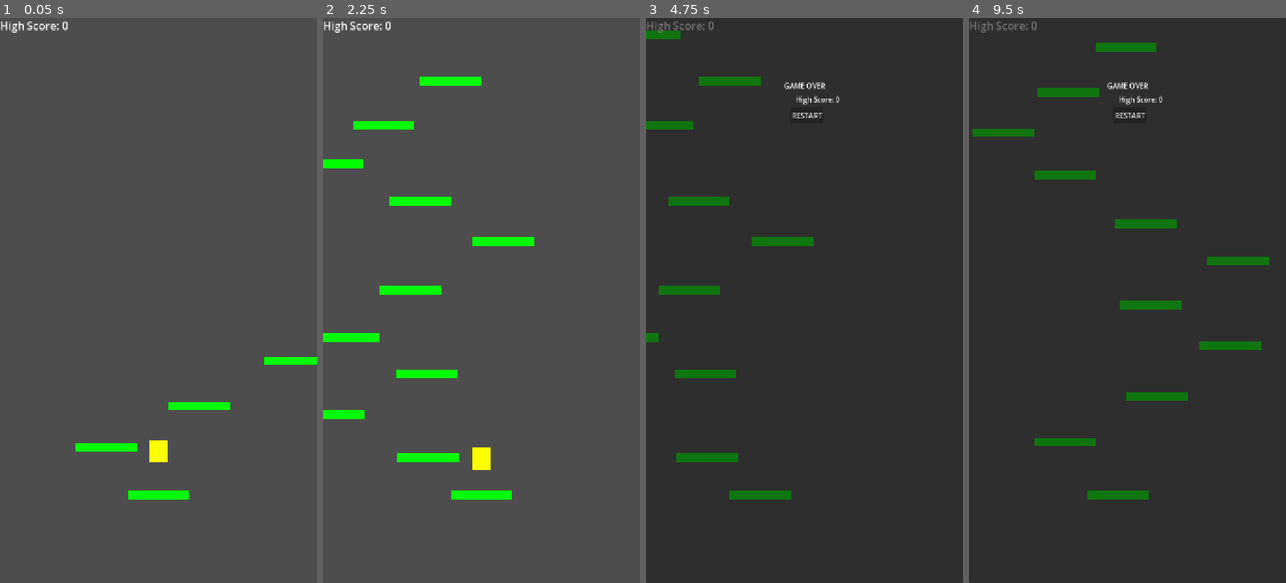
Above: before the commit, frames 1-4 (left to right).
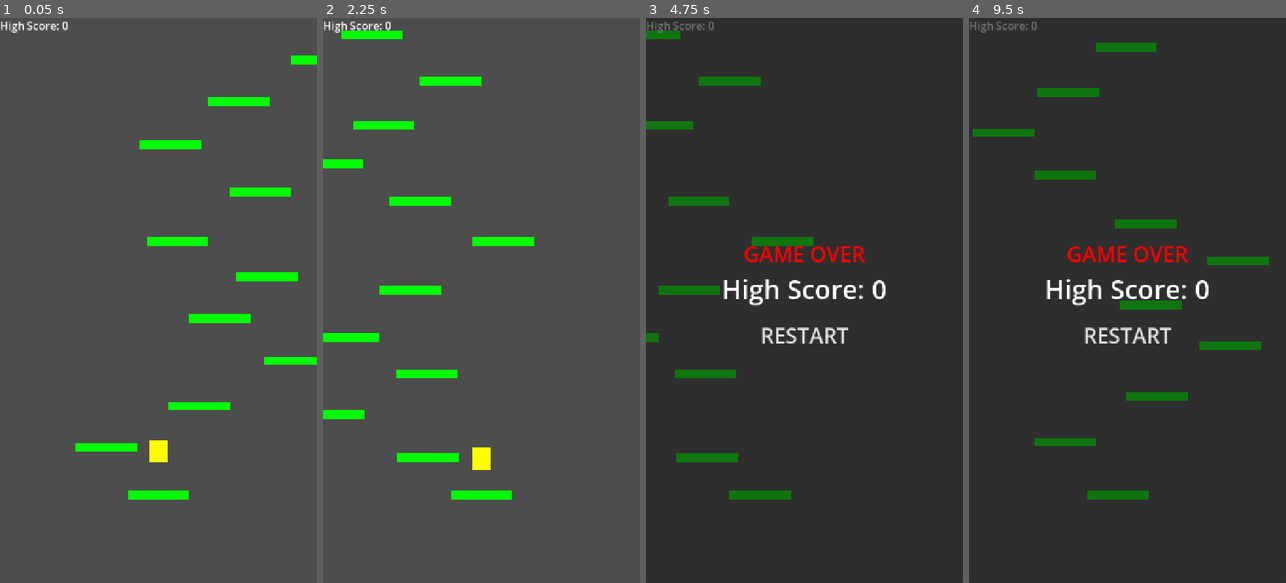
Above: after the commit, the same moments.

Repository: mezegis-hub/Vertical-Jumper
Game: Godot game, scene res://Scene/main.tscn
Two runs of this game, one before a commit and one after it. Both use one fixed random seed, a clock stepped at 60 frames per second and the inputs below.
Inputs:
- Up to frame 1 (0.05 s): no input
- Up to frame 2 (2.25 s): tap Enter (ui_accept) at 0.5, 0.77, 1.52 s; hold Right (ui_right) 0.53-2 s; click "RESTART" at 2 s
- Up to frame 3 (4.75 s): tap Enter (ui_accept) at 2.75, 3.77, 4.52 s; hold Left (ui_left) 2.78-3.53 s; hold Right (ui_right) from 3.53 s (still down)
- Up to frame 4 (9.5 s): release Right (ui_right) at 5 s; click "RESTART" at 5 s; tap Enter (ui_accept) at 5.75, 6.02, 8, 8.27, 9.02 s; hold Left (ui_left) 5.78-6.53 s; hold Right (ui_right) 6.53-7.25 s; click "RESTART" at 7.25 s; hold Left (ui_left) from 8.03 s (still down)

The runs differ from the first frame. In frame 1, 2.0% of the frame differs, in the area x 44-100%, y 6-54%; in frame 2, 0.3%; in frame 3, 1.9%; in frame 4, 1.9%.

Commit message:
Delete old platforms
delete and generate platforms based on the player positions

Diff:
--- a/Scene/main.tscn
+++ b/Scene/main.tscn
@@ -5,6 +5,26 @@
 [ext_resource type="PackedScene" uid="uid://dwws58wib3xru" path="res://Scene/platform.tscn" id="2_sblpm"]
 [ext_resource type="Script" uid="uid://ck5ek7r3u31fx" path="res://Scripts/platform_generator.gd" id="3_r34rm"]
 [ext_resource type="Script" uid="uid://bqdoqdkprn4xl" path="res://Scripts/label.gd" id="4_2wwxx"]
+
+[sub_resource type="StyleBoxFlat" id="StyleBoxFlat_1xcnr"]
+bg_color = Color(0.19607843, 1, 0.19607843, 1)
+corner_radius_top_left = 25
+corner_radius_top_right = 25
+corner_radius_bottom_right = 25
+corner_radius_bottom_left = 25
+
+[sub_resource type="StyleBoxFlat" id="StyleBoxFlat_3pt4j"]
+
+[sub_resource type="StyleBoxFlat" id="StyleBoxFlat_ow1sv"]
+bg_color = Color(0.06605293, 0.45364925, 0.06605293, 1)
+
+[sub_resource type="StyleBoxFlat" id="StyleBoxFlat_7y4ci"]
+
+[sub_resource type="StyleBoxFlat" id="StyleBoxFlat_75buv"]
+bg_color = Color(0.19607843, 1, 0.19607843, 1)
+
+[sub_resource type="StyleBoxFlat" id="StyleBoxFlat_c2iwn"]
+bg_color = Color(0.19607843, 1, 0.19607843, 1)
 
 [node name="Main" type="Node2D" unique_id=1778091553]
 script = ExtResource("1_3amdw")
@@ -35,33 +55,47 @@
 grow_horizontal = 2
 grow_vertical = 2
 
-[node name="GaveOver" type="Label" parent="Canvas/GameOverPanel" unique_id=447044807]
-layout_mode = 0
-offset_left = 314.0
-offset_top = 142.0
-offset_right = 406.0
-offset_bottom = 165.0
+[node name="GameOverCentre" type="CenterContainer" parent="Canvas/GameOverPanel" unique_id=17405428]
+layout_mode = 1
+anchors_preset = 15
+anchor_right = 1.0
+anchor_bottom = 1.0
+grow_horizontal = 2
+grow_vertical = 2
+
+[node name="GameOverBox" type="VBoxContainer" parent="Canvas/GameOverPanel/GameOverCentre" unique_id=1948893224]
+layout_mode = 2
+
+[node name="GaveOver" type="Label" parent="Canvas/GameOverPanel/GameOverCentre/GameOverBox" unique_id=447044807]
+layout_mode = 2
+theme_override_colors/font_color = Color(1, 0, 0, 1)
+theme_override_font_sizes/font_size = 48
 text = "GAME OVER"
 horizontal_alignment = 1
 
-[node name="Score" type="Label" parent="Canvas/GameOverPanel" unique_id=970027116 node_paths=PackedStringArray("player_node")]
-layout_mode = 0
-offset_left = 340.0
-offset_top = 173.0
-offset_right = 380.0
-offset_bottom = 196.0
+[node name="Score" type="Label" parent="Canvas/GameOverPanel/GameOverCentre/GameOverBox" unique_id=970027116 node_paths=PackedStringArray("player_node")]
+layout_mode = 2
+theme_override_font_sizes/font_size = 60
 horizontal_alignment = 1
-vertical_alignment = 1
 script = ExtResource("4_2wwxx")
-player_node = NodePath("../../../Player")
+player_node = NodePath("../../../../../Player")
 
-[node name="Restart" type="Button" parent="Canvas/GameOverPanel" unique_id=1998824055]
-layout_mode = 0
-offset_left = 328.0
-offset_top = 203.0
-offset_right = 392.0
-offset_bottom = 239.0
+[node name="Restart" type="Button" parent="Canvas/GameOverPanel/GameOverCentre/GameOverBox" unique_id=1998824055]
+custom_minimum_size = Vector2(400, 120)
+layout_mode = 2
+focus_mode = 0
+theme_override_colors/icon_normal_color = Color(0.19607843, 1, 0.19607843, 1)
+theme_override_colors/icon_pressed_color = Color(0.04284396, 0.35612807, 0.04284396, 1)
+theme_override_colors/icon_hover_color = Color(0.19607843, 1, 0.19607843, 1)
+theme_override_font_sizes/font_size = 48
+theme_override_styles/normal = SubResource("StyleBoxFlat_1xcnr")
+theme_override_styles/normal_mirrored = SubResource("StyleBoxFlat_3pt4j")
+theme_override_styles/pressed = SubResource("StyleBoxFlat_ow1sv")
+theme_override_styles/pressed_mirrored = SubResource("StyleBoxFlat_7y4ci")
+theme_override_styles/hover = SubResource("StyleBoxFlat_75buv")
+theme_override_styles/focus = SubResource("StyleBoxFlat_c2iwn")
 text = "RESTART"
+flat = true
 
 [connection signal="died" from="Player" to="." method="_on_player_died"]
-[connection signal="pressed" from="Canvas/GameOverPanel/Restart" to="." method="_on_restart_pressed"]
+[connection signal="pressed" from="Canvas/GameOverPanel/GameOverCentre/GameOverBox/Restart" to="." method="_on_restart_pressed"]
--- a/Scripts/platform_generator.gd
+++ b/Scripts/platform_generator.gd
@@ -6,8 +6,12 @@
 
 
 
+
+
 const INITIAL_PLATFORM_COUNT = 1
-const GENERATION_DISTANCE = 1500.0
+#const GENERATION_DISTANCE = 1500.0
+const GENERATION_AHEAD = 1500.0
+const DELETE_BEHIND = 1000.0
 
 const MIN_VERTICAL_DISTANCE = 80.0
 const MAX_VERTICAL_DISTANCE = 120.0
@@ -26,8 +30,10 @@
 		generate_platform()
 
 func _process(_delta: float) -> void:
-	if player.position.y < current_position.y + GENERATION_DISTANCE:
-		generate_platform()
+	generate_until_height(player.position.y)
+	#if player.position.y < current_position.y + GENERATION_DISTANCE:
+		#generate_platform()
+	delete_old_platforms(player.position.y)
 
 func generate_platform() -> void:
 	var platform = platform_scene.instantiate()
@@ -79,3 +85,12 @@
 		)
 
 	current_position.y -= random_y
+
+func generate_until_height(player_y: float) -> void:
+	while current_position.y > player_y - GENERATION_AHEAD:
+		generate_platform()
+
+func delete_old_platforms(player_y: float) -> void:
+	for platform in get_children():
+		if platform.position.y > player_y + DELETE_BEHIND:
+			platform.queue_free()
